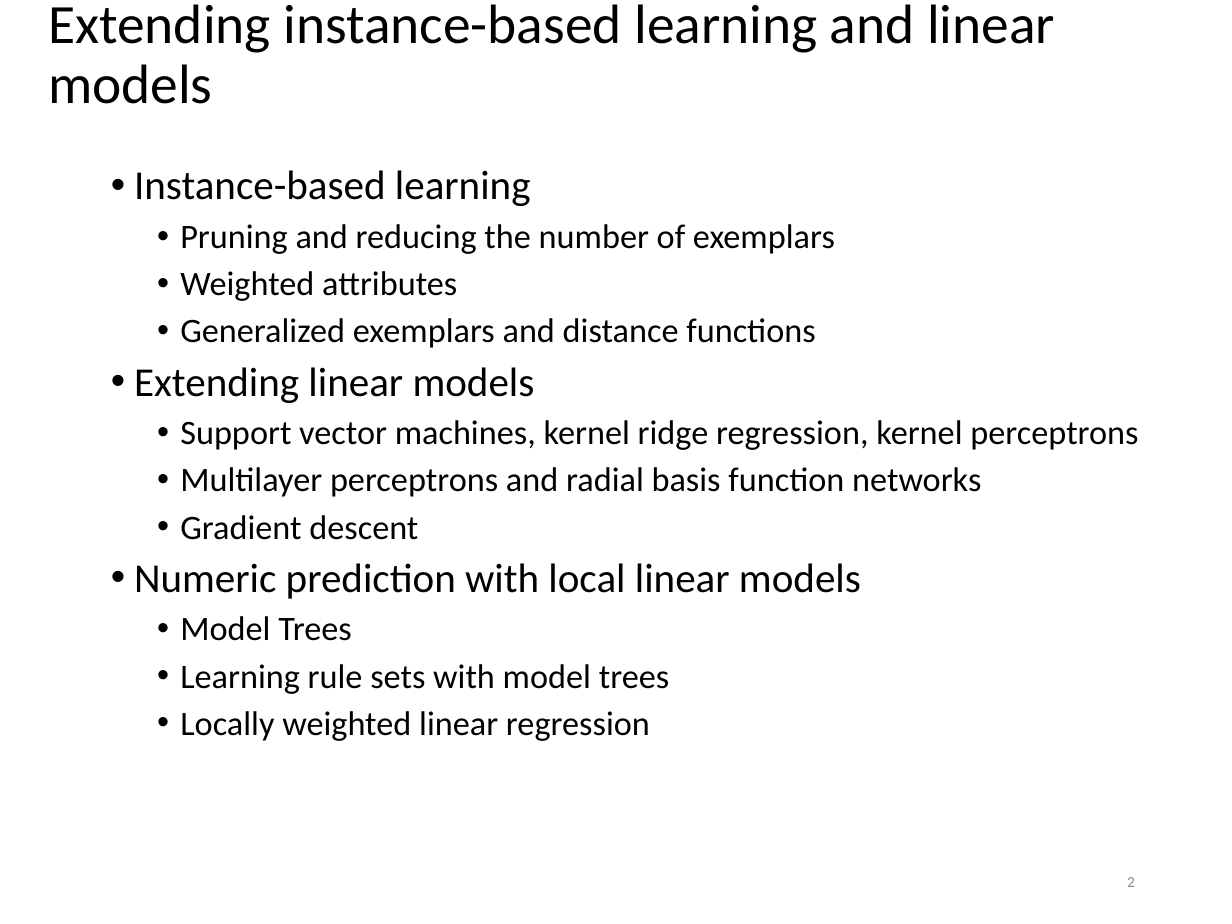
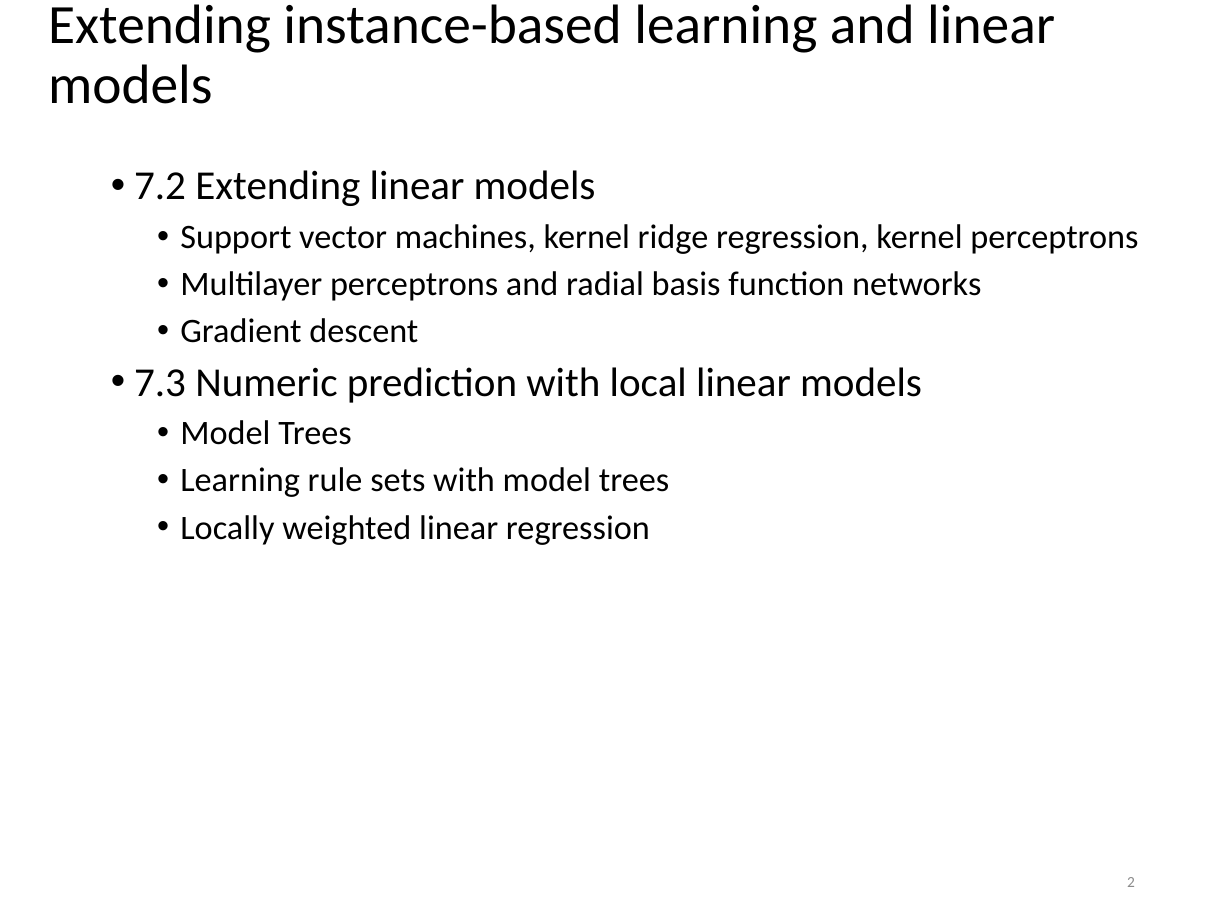
Before and after one commit to khaledmrasheed/khaledmrasheed.github.io, a slide deck: slide 2 of DMcourse/Chapter7.pptx. Drawn at 1232x924 pixels with LibreOffice and Linux fonts; fonts in the diff are those of the drawing. Boxes give left, top, right and bottom in pixels: in the first picture for what was removed or moved away, otherwise in the second. Text is boxed around its words. In the diff, an @@ line names an element or a change of style, - is before the commit and + after.

```diff
--- a/DMcourse/Chapter7.pptx
+++ b/DMcourse/Chapter7.pptx
@@ text at bbox=[134, 170, 596, 206]: text changed; size 20 to 24 pt @@
-• Instance-based learning
-  • Pruning and reducing the number of exemplars
-  • Weighted attributes
-  • Generalized exemplars and distance functions
-• Extending linear models
+• 7.2 Extending linear models
@@ text at bbox=[134, 367, 922, 403]: text changed @@
-• Numeric prediction with local linear models
+• 7.3 Numeric prediction with local linear models
```
Also in this commit, not shown: 1 other slide changed, 10 slides removed.
